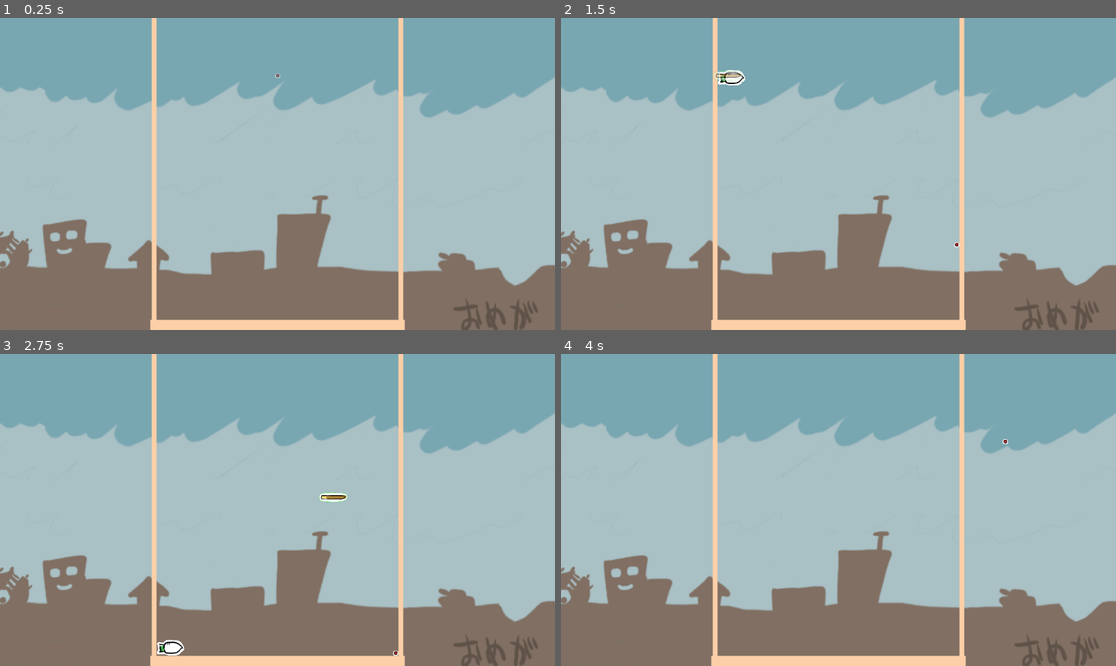
Above: before the commit, frames 1-4 (two rows, left to right).
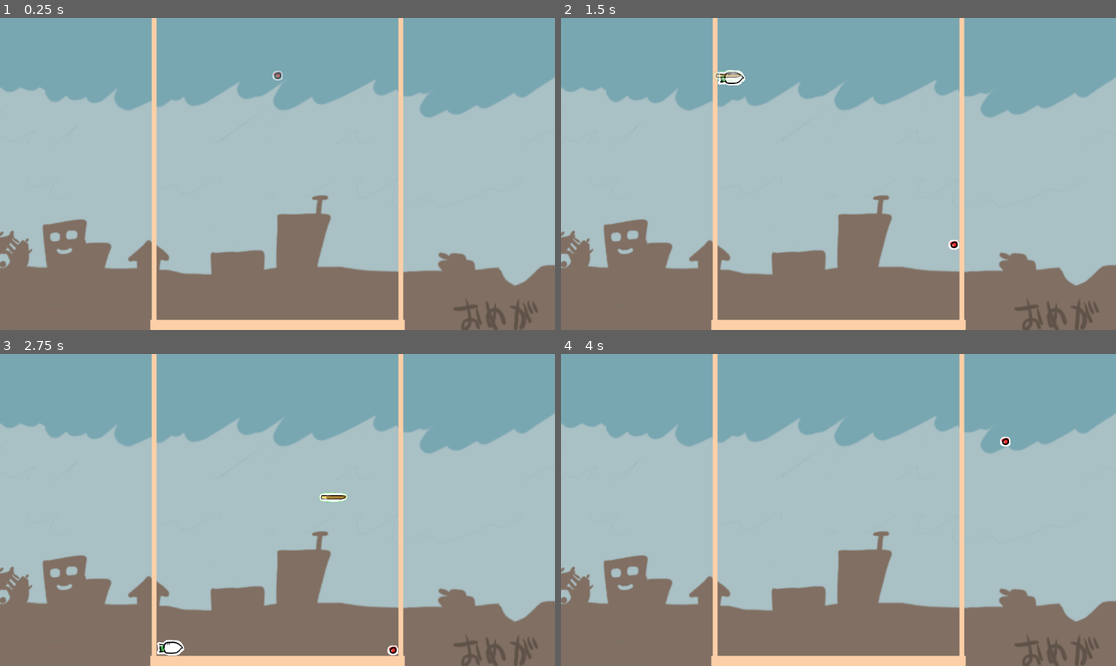
Above: after the commit, the same moments.

Repository: syun77/gd_suikagame
Game: Godot game, scene res://Main.tscn
Same seed, same stepped clock (60 frames per second), same inputs: the game is played once before the commit and once after it.
Inputs (mouse positions are in pixels of both pictures, inside the frame that each line leads up to):
- Up to frame 1 (0.25 s): no input
- Up to frame 2 (1.5 s): tap Enter at 0.5 s; move the mouse to (960, 158) at 0.52 s; click (960, 158) at 0.6 s; move the mouse to (727, 189) at 1.27 s; click (727, 189) at 1.35 s
- Up to frame 3 (2.75 s): move the mouse to (333, 441) at 2.02 s; click (333, 441) at 2.1 s
- Up to frame 4 (4 s): move the mouse to (810, 572) at 2.77 s; click (810, 572) at 2.85 s; tap R (reset) at 3.5 s; move the mouse to (1005, 556) at 3.52 s; click (1005, 556) at 3.6 s

The runs differ from the first frame. In frame 1, less than 0.1% of the frame differs, in the area x 49-51%, y 16-21%; in frame 2, less than 0.1%; in frame 3, less than 0.1%, in the area x 69-72%, y 93-97%; in frame 4, less than 0.1%.

Commit message:
スケールが反映されていなかったのを修正

Diff:
--- a/gd_suikagame/Main.gd
+++ b/gd_suikagame/Main.gd
@@ -58,9 +58,6 @@
 	# セットアップ.
 	Common.setup(layers)
 
-	_ui_now_fruit.scale = Common.get_fruit_scale(Fruit.eFruit.NASU)
-	_ui_now_fruit.modulate.a = 0.5
-
 # 次のフルーツを抽選する.
 # ※正確には次の次のフルーツ.
 func _lot_fruit() -> void:
@@ -73,6 +70,8 @@
 	_next_fruit = tbl[0]
 
 	_ui_now_fruit.texture = Fruit.get_fruit_tex(_now_fruit)
+	_ui_now_fruit.scale = Common.get_fruit_scale(_now_fruit)
+	_ui_now_fruit.modulate.a = 0.5
 
 ## 更新.
 func _process(delta: float) -> void:
--- a/gd_suikagame/src/fruit/FruitBullet.tscn
+++ b/gd_suikagame/src/fruit/FruitBullet.tscn
@@ -4,7 +4,7 @@
 [ext_resource type="Texture2D" uid="uid://b6tj3wl1dsj17" path="res://assets/images/fruits/bullet.png" id="2_xjk3l"]
 
 [sub_resource type="CircleShape2D" id="CircleShape2D_3b2j8"]
-radius = 6.0
+radius = 12.0
 
 [node name="FruitBullet" type="RigidBody2D"]
 max_contacts_reported = 8
@@ -12,7 +12,6 @@
 script = ExtResource("1_upppv")
 
 [node name="Sprite" type="Sprite2D" parent="."]
-scale = Vector2(0.5, 0.5)
 texture = ExtResource("2_xjk3l")
 
 [node name="CollisionShape2D" type="CollisionShape2D" parent="."]
